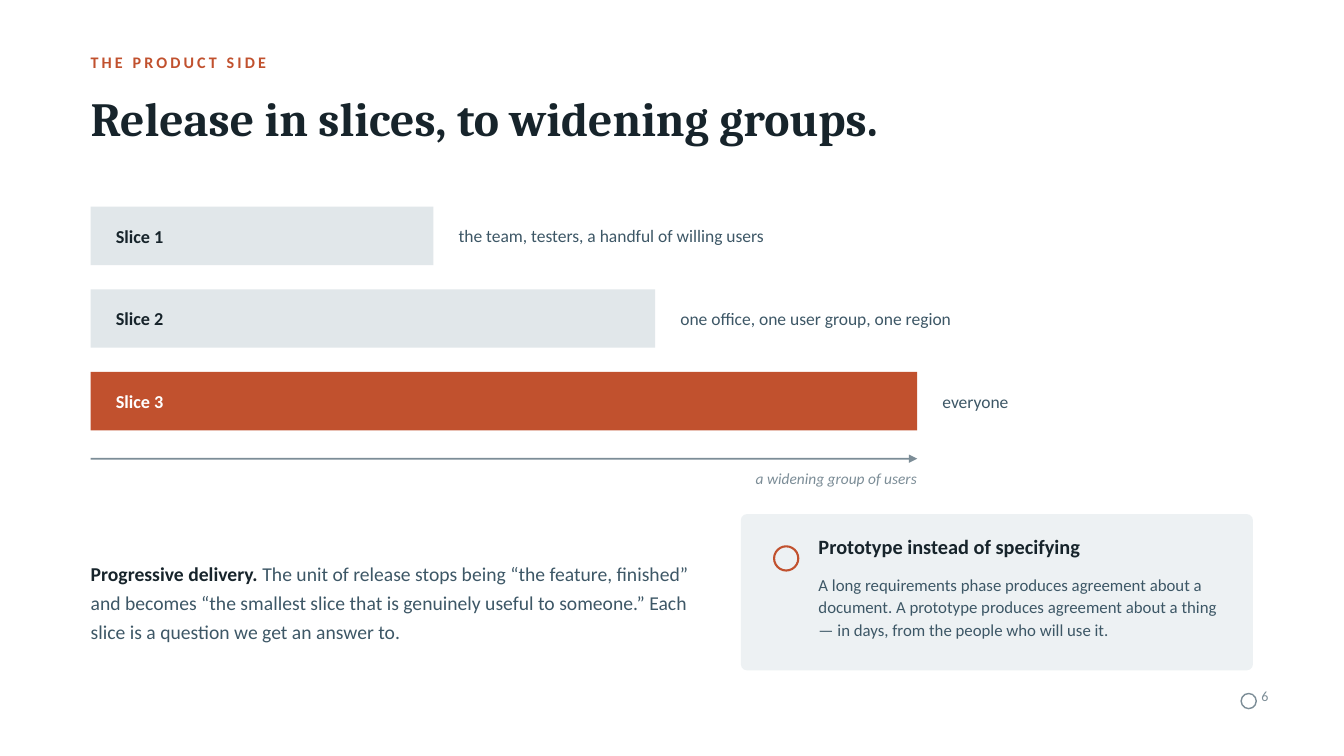
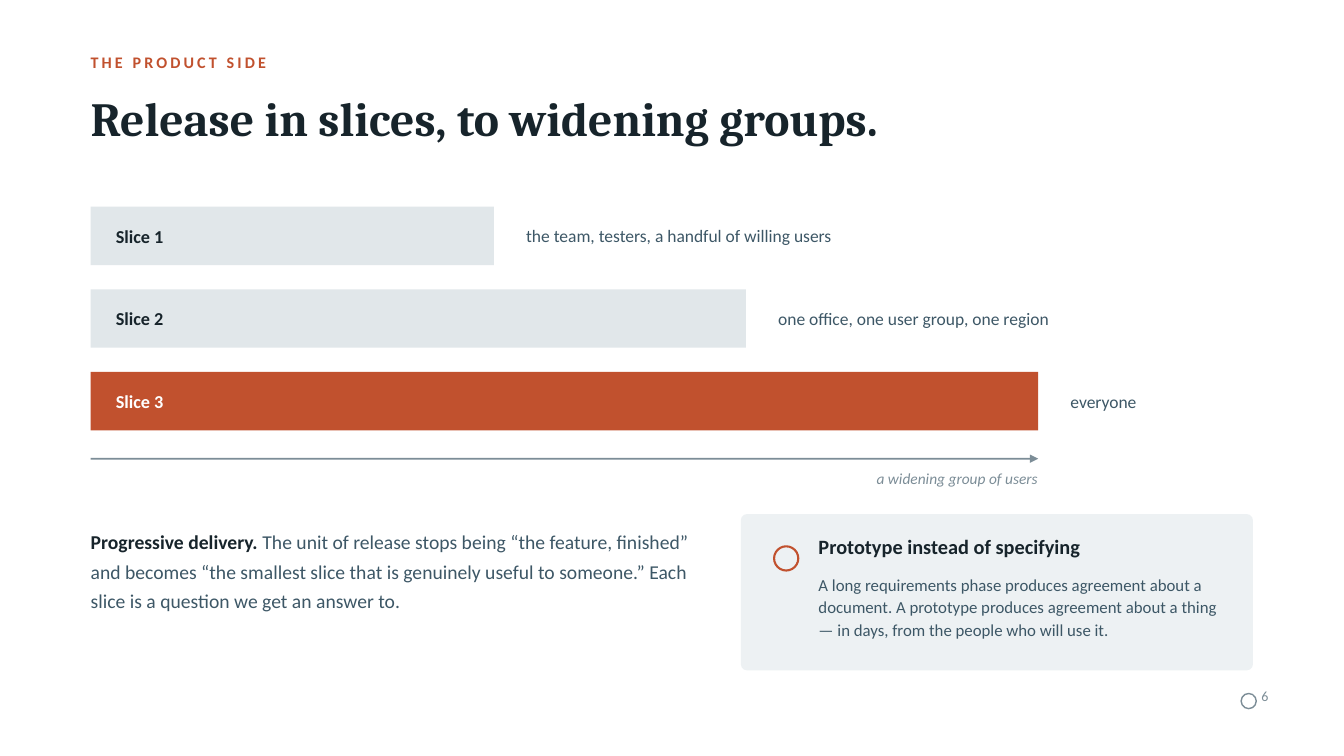
Before and after one commit to martinsson/sonar-gitlab-audit-check, a slide deck: slide 6 of slides/what-good-development-looks-like.pptx. Drawn at 1344x756 pixels with LibreOffice and Linux fonts; fonts in the diff are those of the drawing. Boxes give left, top, right and bottom in pixels: in the first picture for what was removed or moved away, otherwise in the second. Text is boxed around its words. In the diff, an @@ line names an element or a change of style, - is before the commit and + after.

```diff
--- a/slides/what-good-development-looks-like.pptx
+++ b/slides/what-good-development-looks-like.pptx
@@ rectangle: place and size @@
-rectangle at bbox=[91, 207, 434, 265]
+rectangle at bbox=[91, 207, 494, 265]
@@ text "the team, testers, a handful ...": place and size @@
-text "the team, testers, a handful ..." at bbox=[459, 230, 763, 245]
+text "the team, testers, a handful ..." at bbox=[526, 230, 831, 245]
@@ rectangle: place and size @@
-rectangle at bbox=[91, 289, 655, 348]
+rectangle at bbox=[91, 289, 746, 348]
@@ text "one office, one user group, ...": place and size @@
-text "one office, one user group, ..." at bbox=[680, 313, 951, 328]
+text "one office, one user group, ..." at bbox=[778, 313, 1048, 328]
@@ rectangle: place and size @@
-rectangle at bbox=[91, 372, 918, 431]
+rectangle at bbox=[91, 372, 1038, 431]
@@ text "everyone": place and size @@
-text "everyone" at bbox=[942, 399, 1008, 411]
+text "everyone" at bbox=[1070, 399, 1136, 411]
@@ text "a widening group of users": place and size @@
-text "a widening group of users" at bbox=[756, 473, 917, 487]
+text "a widening group of users" at bbox=[877, 473, 1038, 487]
@@ arrow moved from (91, 459) - (918, 459) to (91, 459) - (1038, 459) @@
@@ text "Progressive delivery. The unit of ..." at bbox=[91, 535, 688, 612]: vertical alignment middle to top @@
```
Also in this commit, not shown: 7 other slides changed, 1 other file.
